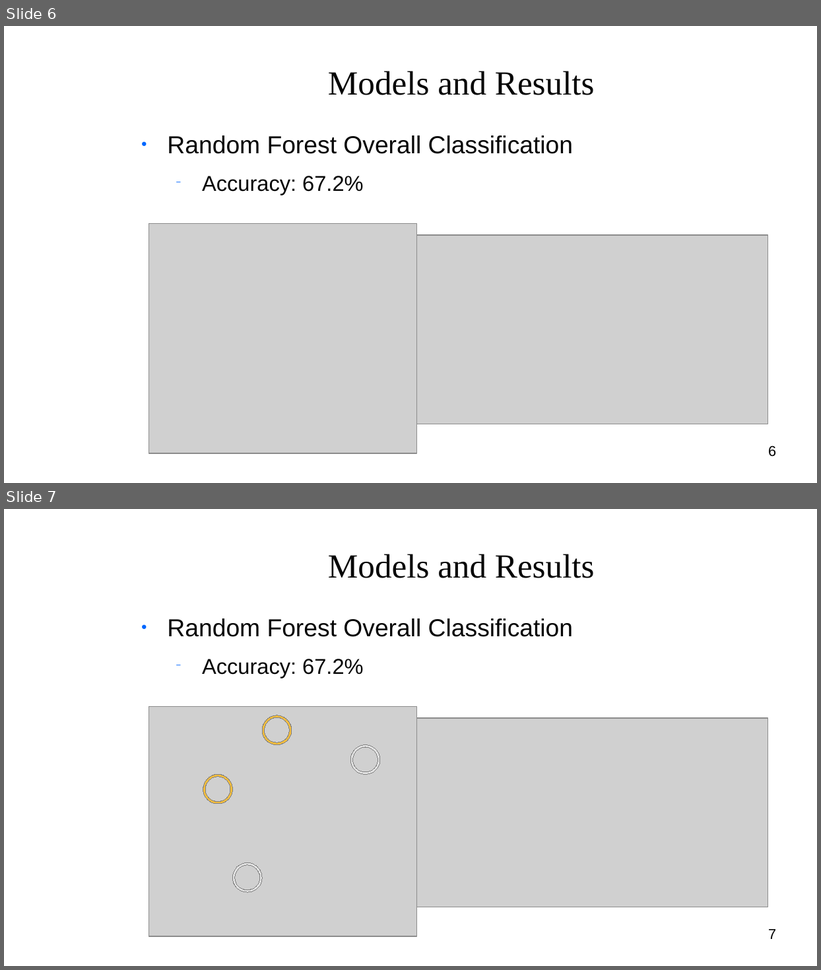
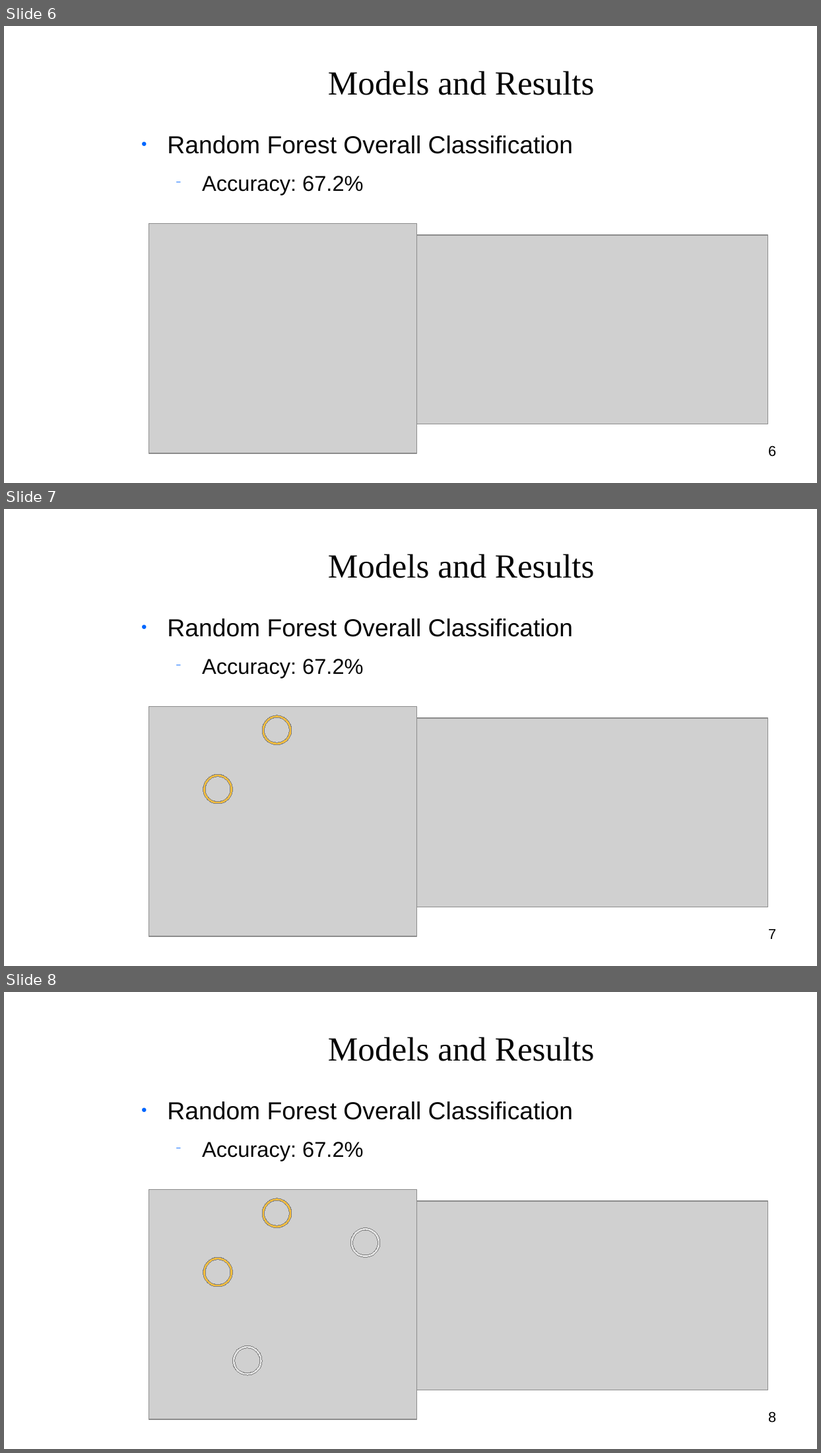
Before and after one commit to Shredder42/mutations, a slide deck: presentation.odp. Shown one above the other, each under a label of ours: slides 6 and 7 before the commit, slides 6, 7 and 8 after it. The pictures are 821x970 and 821x1453 pixels, drawn with LibreOffice and Linux fonts; fonts in the diff are those of the drawing; grey boxes stand for pictures; background and template pictures are left out. Boxes give left, top, right and bottom in pixels: in the first picture for what was removed or moved away, otherwise in the second. Text is boxed around its words. In the diff, an @@ line names an element or a change of style, - is before the commit and + after.

```diff
--- a/presentation.odp
+++ b/presentation.odp
@@ slide 7 added at [4,509,817,966], background picture (left out) @@
@@ title added at [328,554,595,578], 33 pt, text #050505 @@
+Models and Results
@@ text added at [167,619,573,678], 24 pt, text #050505 @@
+● Random Forest Overall Classification
+  − Accuracy: 67.2%
@@ picture added at [149,707,417,937] @@
@@ donut added at [262,716,292,745], fill #F4BD3E, outline #808080 0 pt @@
@@ picture added at [415,719,768,908] @@
@@ donut added at [203,774,233,804], fill #F4BD3E, outline #808080 0 pt @@
@@ page number added at [768,929,776,939], 14 pt, text #000000 @@
+7
@@ what was slide 7 is now slide 8 @@
@@ page number at [768,1412,776,1423]: text changed @@
-7
+8
```
Also in this commit, not shown: 6 slides changed, 1 other slide added, 1 slide removed, 1 other file.
